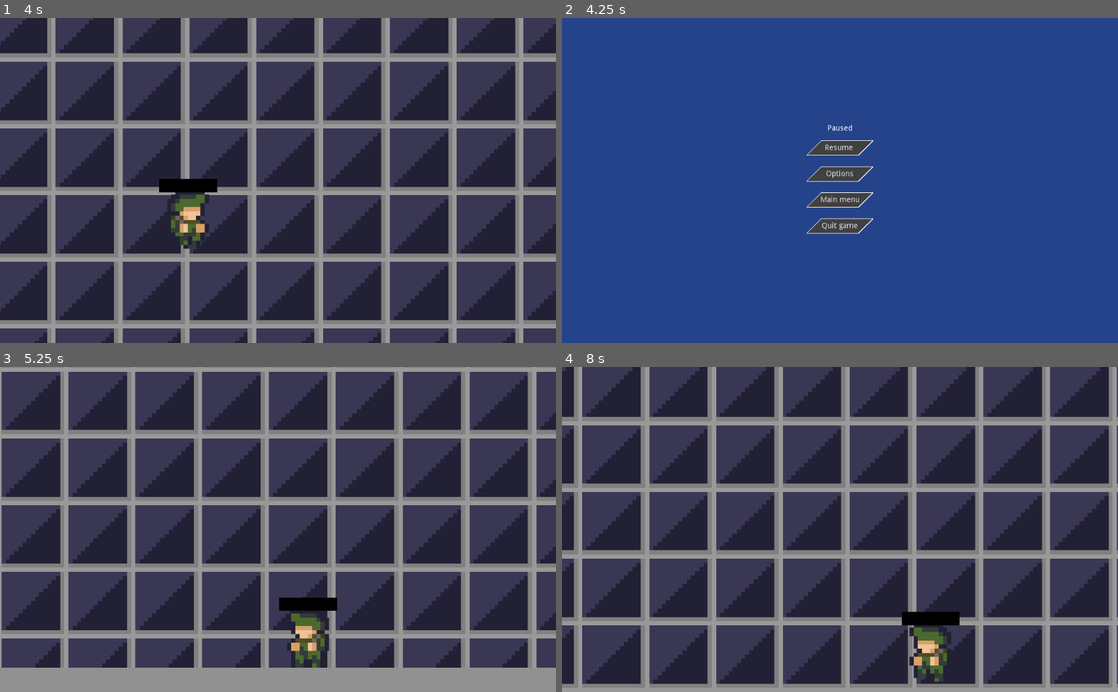
Above: before the commit, frames 1-4 (two rows, left to right).
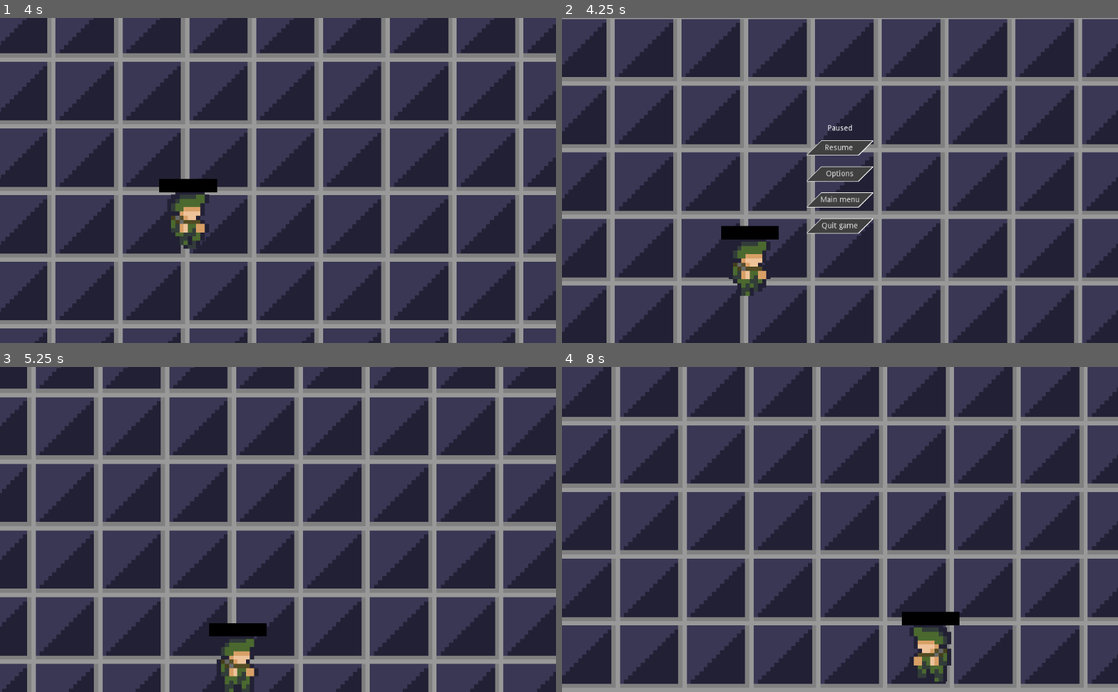
Above: after the commit, the same moments.

Repository: CUBE-The-Final-Shape/Destroying-Horrible
Game: Godot game, scene res://Scenes/Main.tscn
Two runs of this game, one before a commit and one after it. Both use one fixed random seed, a clock stepped at 60 frames per second and the inputs below.
Inputs (mouse positions are in pixels of both pictures, inside the frame that each line leads up to):
- Up to frame 1 (4 s): move the mouse to (400, 164) at 0.52 s; hold K (k) 0.53-1.28 s; hold D (right) 0.53-2.03 s; tap W (up) at 0.77, 1.52, 3.02, 3.77 s; move the mouse to (166, 196) at 1.27 s; tap Ctrl (crouch) at 1.35 s; tap K (k) at 1.55, 2.3, 2.85 s; move the mouse to (333, 109) at 2.02 s; press the mouse at (333, 109) at 2.03 s; hold A (left) 2.03-2.78 s; move the mouse to (250, 245) at 2.77 s; release the mouse at (250, 245) at 2.78 s; hold D (right) from 2.78 s (still down); move the mouse to (444, 229) at 3.52 s; hold K (k) from 3.53 s (still down)
- Up to frame 2 (4.25 s): keep holding D (right); keep holding K (k); tap Escape (pause) at 4.15 s
- Up to frame 3 (5.25 s): move the mouse to (111, 480) at 4.27 s; release D (right) at 4.28 s; release K (k) at 4.28 s; hold A (left) 4.28-5 s; tap Ctrl (crouch) at 4.35 s; tap W (up) at 4.52 s; tap K (k) at 4.55 s; click "Resume" at 5 s
- Up to frame 4 (8 s): move the mouse to (867, 529) at 5.77 s; press the mouse at (867, 529) at 5.78 s; hold D (right) 5.78-6.53 s; tap K (k) at 6.05, 6.6 s; move the mouse to (756, 448) at 6.52 s; release the mouse at (756, 448) at 6.53 s; hold A (left) from 6.53 s (still down); tap W (up) at 6.77, 7.52 s; move the mouse to (962, 513) at 7.27 s; hold K (k) from 7.28 s (still down)

Frame 1 is identical in both runs. In frame 2, 98% of the frame differs, in the area x 0-100%, y 0-100%; in frame 3, 78%; in frame 4, 59%.

Commit message:
fixed pause menu

Diff:
--- a/Scenes/Main.tscn
+++ b/Scenes/Main.tscn
@@ -1,13 +1,14 @@
-[gd_scene load_steps=6 format=2]
+[gd_scene load_steps=7 format=2]
 
 [ext_resource path="res://Scenes/player.tscn" type="PackedScene" id=1]
 [ext_resource path="res://sprites/ground.png" type="Texture" id=2]
 [ext_resource path="res://Map_Parts/Wall.tscn" type="PackedScene" id=3]
 [ext_resource path="res://Scenes/Gui.tscn" type="PackedScene" id=4]
+[ext_resource path="res://Scripts/Main.gd" type="Script" id=5]
 [ext_resource path="res://Scenes/Health bar.tscn" type="PackedScene" id=7]
 
 [node name="Main" type="Node2D"]
-pause_mode = 2
+script = ExtResource( 5 )
 
 [node name="TextureRect" type="TextureRect" parent="."]
 margin_left = -1360.0
--- a/Scenes/PauseMenu.tscn
+++ b/Scenes/PauseMenu.tscn
@@ -9,11 +9,6 @@
 anchor_right = 1.0
 anchor_bottom = 1.0
 script = ExtResource( 2 )
-
-[node name="Background" type="ColorRect" parent="."]
-anchor_right = 1.0
-anchor_bottom = 1.0
-color = Color( 0.141176, 0.262745, 0.545098, 1 )
 
 [node name="CenterContainer" type="CenterContainer" parent="."]
 anchor_right = 1.0
--- /dev/null
+++ b/Scripts/Main.gd
@@ -0,0 +1,4 @@
+extends Node2D
+
+func _ready():
+	get_tree().paused = false
